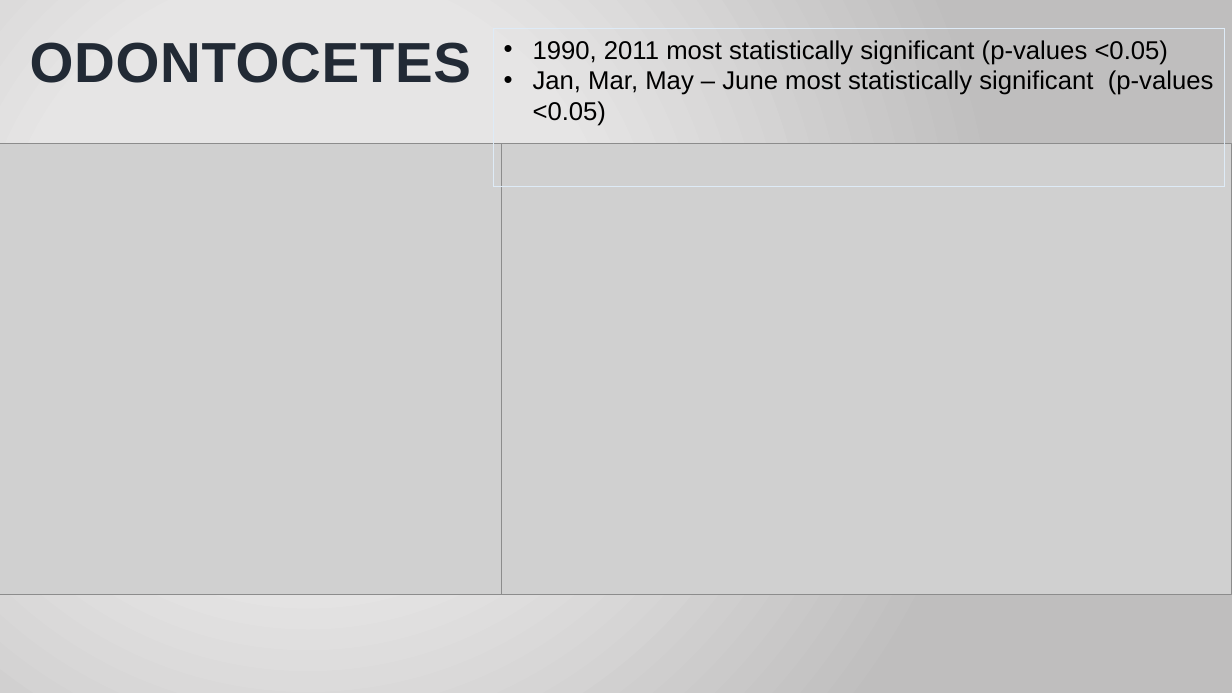
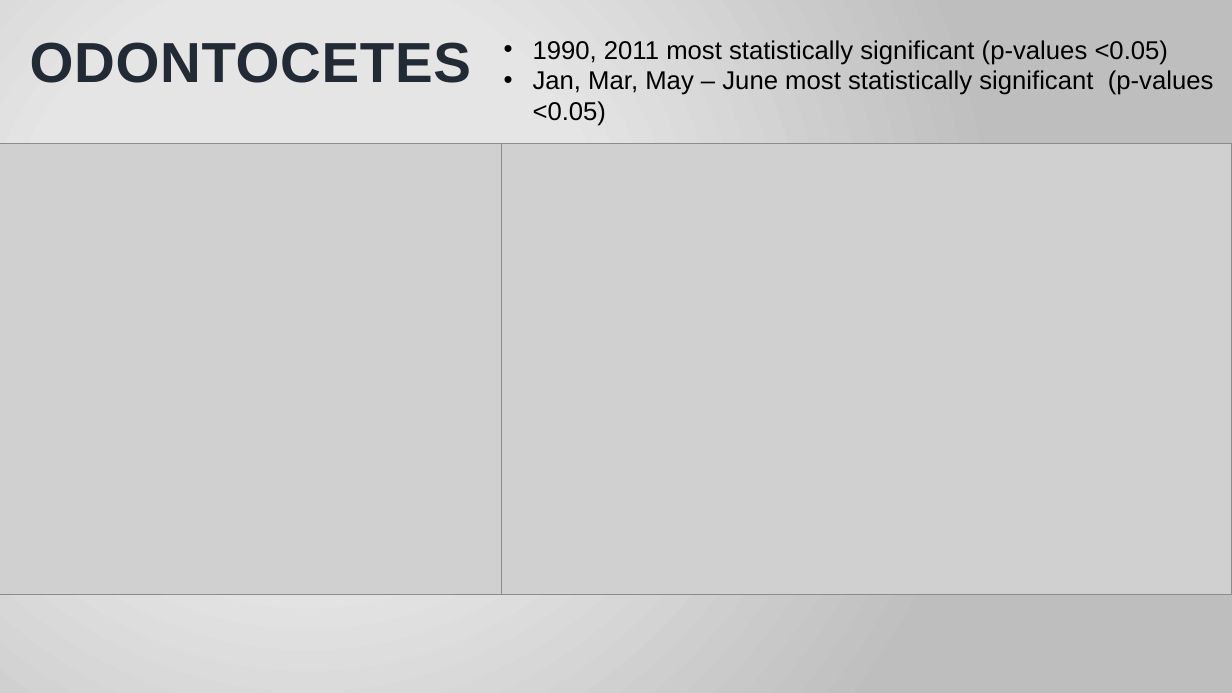
Before and after one commit to jmeza32/MezaFidalgo_Ozog_Pepper_ENV872_EDA_FinalProject, a slide deck: slide 8 of Output/Stranding Data Analysis.pptx. Drawn at 1232x693 pixels with LibreOffice and Linux fonts; fonts in the diff are those of the drawing; grey boxes stand for pictures; background and template pictures are left out. Boxes give left, top, right and bottom in pixels: in the first picture for what was removed or moved away, otherwise in the second. Text is boxed around its words. In the diff, an @@ line names an element or a change of style, - is before the commit and + after.

Commit message:
removed text box outline

```diff
--- a/Output/Stranding Data Analysis.pptx
+++ b/Output/Stranding Data Analysis.pptx
@@ text "1990, 2011 most statistically significant ...": place and size @@
-text "1990, 2011 most statistically significant ..." at [494, 28, 1225, 187]
+text "1990, 2011 most statistically significant ..." at [533, 40, 1214, 126]
@@ text "1990, 2011 most statistically significant ..." at [533, 40, 1214, 126]: outline #DEEBF7 0.75 pt to none @@
```
Also in this commit, not shown: 2 other slides changed.
